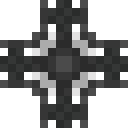
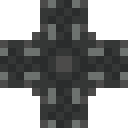
Layers edited between the first and the second w=128, h=128 image:
hid group "fluid.pipe.mask.l #1" (2 layers) over [0, 0, 128, 128]
